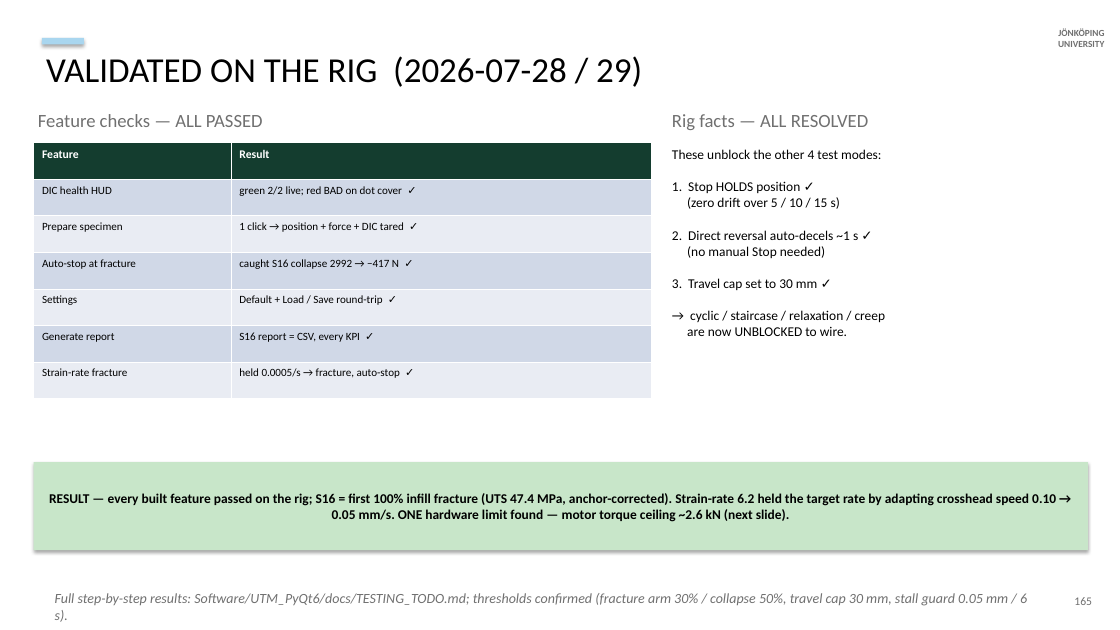
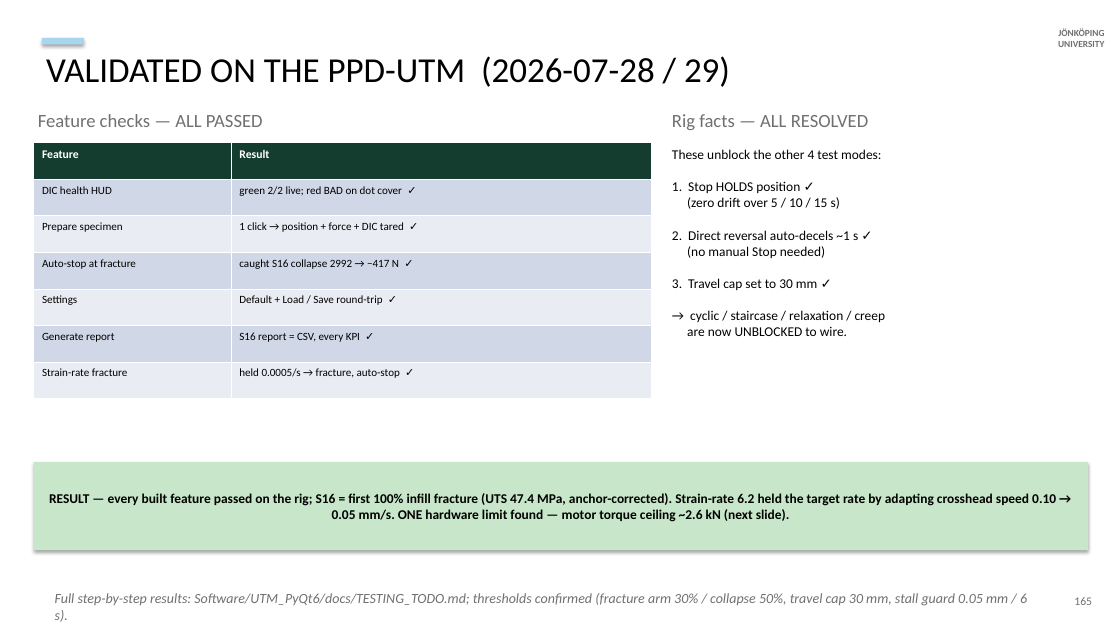
Before and after one commit to AdithyaSivakumar-3/UTM, a slide deck: slide 25 of documentation/decks/V6a_8_6_20_slides.pptx. Drawn at 1120x630 pixels with LibreOffice and Linux fonts; fonts in the diff are those of the drawing. Boxes give left, top, right and bottom in pixels: in the first picture for what was removed or moved away, otherwise in the second. Text is boxed around its words. In the diff, an @@ line names an element or a change of style, - is before the commit and + after.

```diff
--- a/documentation/decks/V6a_8_6_20_slides.pptx
+++ b/documentation/decks/V6a_8_6_20_slides.pptx
@@ text at (46, 56, 730, 87): text changed @@
-VALIDATED ON THE RIG (2026-07-28 / 29)
+VALIDATED ON THE PPD-UTM (2026-07-28 / 29)
```
Also in this commit, not shown: 7 other slides changed, 12 other files.
